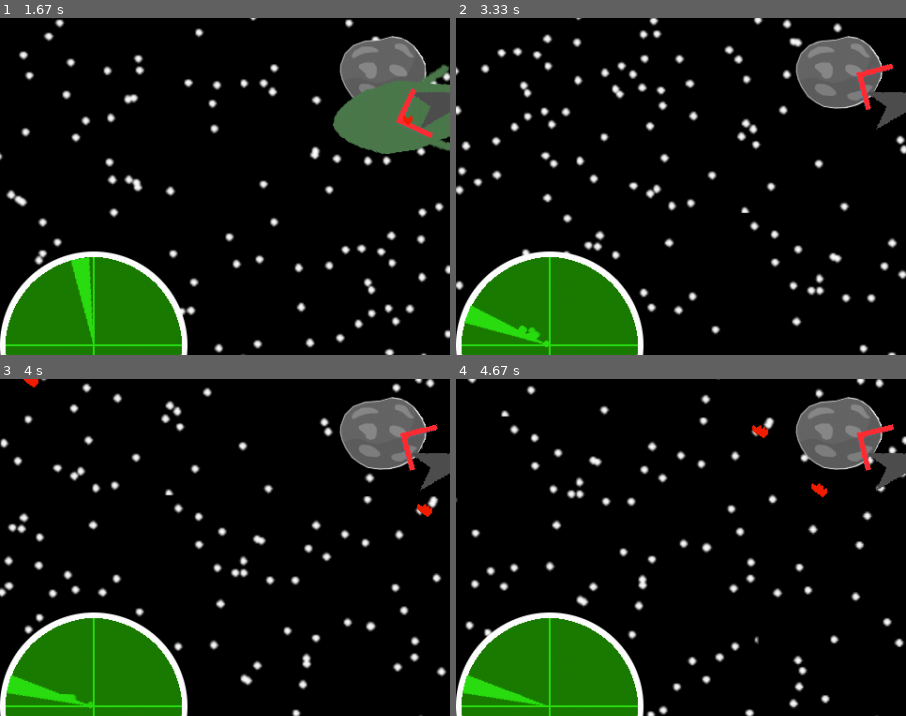
Above: before the commit, frames 1-4 (two rows, left to right).
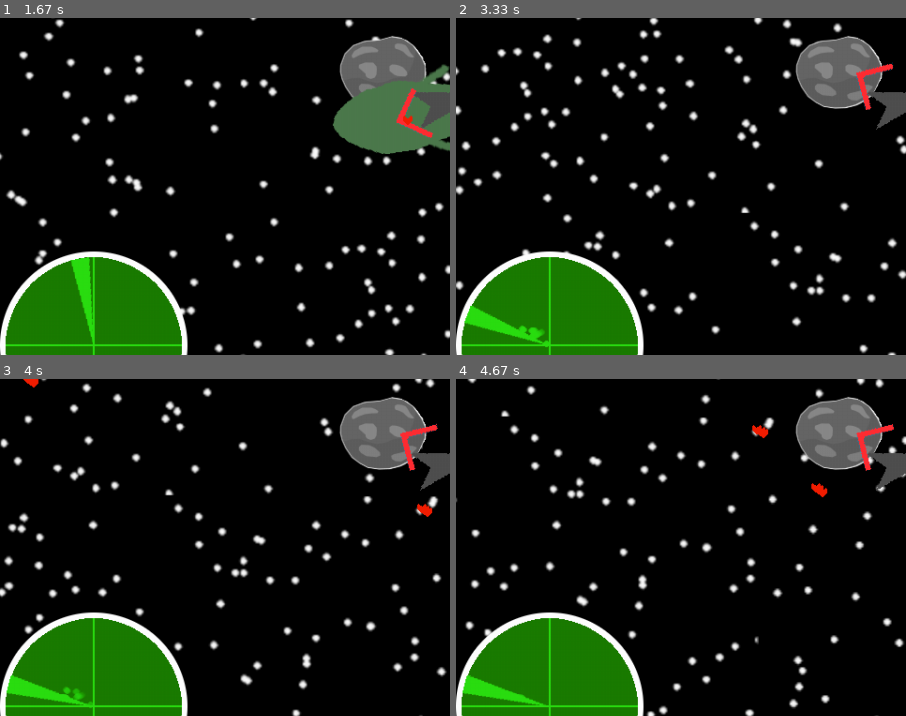
Above: after the commit, the same moments.

Repository: Jacob-OTW/Explorer-in-PyGame
Game: pygame game, started from main.py
Two runs of this game, one before a commit and one after it. Both use one fixed random seed, a clock stepped at 60 frames per second and the inputs below.
Inputs (mouse positions are % of the whole screen's width and height, from its top left):
- Up to frame 1 (1.67 s): tap G at 0.33 s; tap Space at 0.67 s; click (50, 56) at 1.05 s; tap A at 1.33 s
- Up to frame 2 (3.33 s): click (19, 73) at 1.72 s; tap I at 2.33 s; click (24, 13) at 2.72 s; click (26, 30) at 3.05 s
- Up to frame 3 (4 s): hold Down 3.33-3.63 s; click (14, 47) at 3.42 s; hold Up from 3.67 s (still down); click (51, 60) at 3.75 s
- Up to frame 4 (4.67 s): release Up at 4.03 s; hold Down 4.07-4.43 s; click (50, 62) at 4.15 s; hold Up from 4.47 s (still down); click (47, 33) at 4.55 s
The pictures show only the part of the screen within x 0-50%, y 38-88%; the shares and areas given below are measured in that part.

Frame 1 is identical in both runs. In frame 2, less than 0.1% of the frame differs, in the area x 14-20%, y 91-95%; in frame 3, 0.1%, in the area x 14-21%, y 91-97%; in frame 4, less than 0.1%.

Commit message:
Fixed performance issue with radar pings, instead of every cycle, only every 5th cycle will check for planets. Radar pings are limited to 25 sprites.

Diff:
--- a/radar_obj.py
+++ b/radar_obj.py
@@ -27,7 +27,7 @@
 
 
 def semi_equal(value, match, accuracy):
-    if match - accuracy + 1 < value < match + accuracy +1:
+    if match - accuracy + 1 < value < match + accuracy + 1:
         return True
     else:
         return False
@@ -57,6 +57,8 @@
         # Lock
         self.lock = None
 
+        self.scan_timer = 0
+
     def update(self):
         # Rotate
         self.radar_cursor = pygame.transform.rotate(pygame.image.load('Assets/Radar/radar_cursor.png').convert_alpha(),
@@ -70,13 +72,15 @@
             self.cursor_angle = 0
 
         # Detect
-        for planet in planet_group.sprites():
-            angle = round(round_dir(dir_to(play.rect.center, planet.rect.center)))
-            dis = dis_to(play.rect.center, planet.rect.center)
-            if semi_equal(angle, round_dir(self.cursor_angle + 90), 5) and dis < 2500:
-                print(len(radar_ping_group.sprites()))
-                if len(radar_ping_group.sprites()) < 150:
-                    radar_ping_group.add(Radar_Ping(angle, dis, planet))
+        self.scan_timer += 1
+        if self.scan_timer % 5 == 0:
+            for planet in planet_group.sprites():
+                angle = round(round_dir(dir_to(play.rect.center, planet.rect.center)))
+                dis = dis_to(play.rect.center, planet.rect.center)
+                if semi_equal(angle, round_dir(self.cursor_angle + 90), 5) and dis < 2500:
+                    print(len(radar_ping_group.sprites()))
+                    if len(radar_ping_group.sprites()) < 25:
+                        radar_ping_group.add(Radar_Ping(angle, dis, planet))
 
         # Update Image
         self.image = pygame.Surface((200, 200), pygame.SRCALPHA, 32)
@@ -98,7 +102,7 @@
         self.opacity = 255
 
     def update(self):
-        self.opacity -= 5
+        self.opacity -= 2.5
         if self.opacity < 0:
             self.kill()
         self.image.set_alpha(self.opacity)
